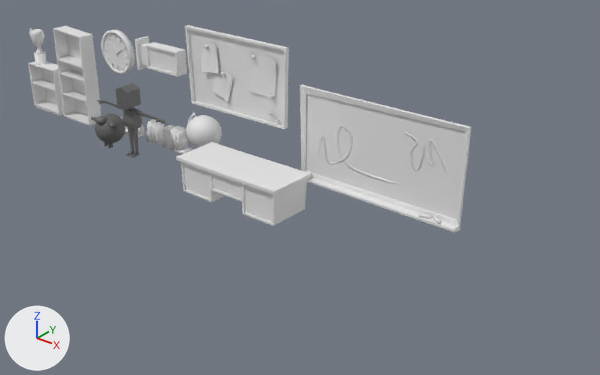
A saved change to the Blender file SourceArt/Models/PropFactory.blend.
Both versions are drawn from a camera (50 mm lens) standing at (10.96, -14.5, 9.13) and looking at (-0.61, -0.04, 0.16). Every picture has the same lights, and +X, +Y and +Z are marked at lower left.

The older version as bpy lines, for what is in view:
```python
me_cube_001 = bpy.data.meshes.new('Cube.001')
me_cube_001.from_pydata(...)  # 132 vertices, 118 faces; spans x 0.0..1.36, y -0.22..0.22, z 0.0..2.0
me_cube_001.materials.append(mat_material)  # dark grey #666666
me_cube_003 = bpy.data.meshes.new('Cube.003')
me_cube_003.from_pydata(...)  # 60 vertices, 58 faces; spans x -0.61..0.65, y -0.47..0.02, z 0.0..2.76
me_cube_007 = bpy.data.meshes.new('Cube.007')
me_cube_007.from_pydata(...)  # 441 vertices, 416 faces; spans x -1.64..1.67, y -0.12..0.06, z -1.06..1.02
ob_noticeboard = bpy.data.objects.new('NoticeBoard', me_cube_007)
ob_noticeboard.location = (-2.69, 0.0, 2.59)
ob_prop_shelvesunit = bpy.data.objects.new('Prop_ShelvesUnit', me_cube_003)
ob_prop_shelvesunit.location = (-8.85, 0.0, 0.0)
ob_teacher = bpy.data.objects.new('Teacher', me_cube_001)
ob_teacher.location = (-5.66, -1.01, 0.0)
_m = ob_teacher.modifiers.new('Mirror', 'MIRROR')
# also in view: 'Clock' at (-7.17, -0.01, 2.37); 'Prop_Globe' at (-3.97, -0.01, 0.63); 'Default_Kid' at (-6.65, -0.94, 0.47); 'TeachersDesk' at (-1.37, -1.28, 0.49); 'ExitSign' at (-5.48, 0.1, 2.5)
```
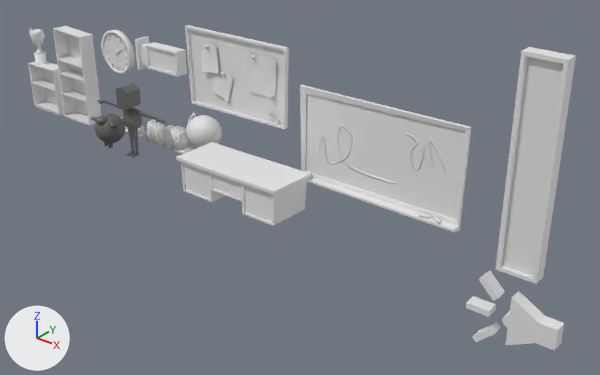
The change, as a list of edits to the scene's bpy script:
```text
Add me_cube_011:
    me_cube_011.from_pydata(...)  # a box spanning x -0.4..0.4, y -0.07..0.07, z -4.57..0.0
Add me_cube_009:
    me_cube_009.from_pydata(...)  # 84 vertices, 69 faces; spans x -1.04..1.05, y -0.17..0.17, z -2.09..4.66
Add ob_soundbarrier:
    ob_soundbarrier = bpy.data.objects.new('SoundBarrier', me_cube_011)
    ob_soundbarrier.parent = ob_soundometer
    ob_soundbarrier.location = (0.0, 0.0, 4.565)
Add ob_soundometer:
    ob_soundometer = bpy.data.objects.new('SoundOMeter', me_cube_009)
    ob_soundometer.location = (5.23, 0.0, 0.0)
```

What differs and where, as boxes [x1, y1, x2, y2] in the pictures (600 x 375 px):
'SoundOMeter', added
    after: [466, 47, 576, 351]
'SoundBarrier', added
    after: [502, 57, 563, 276]
